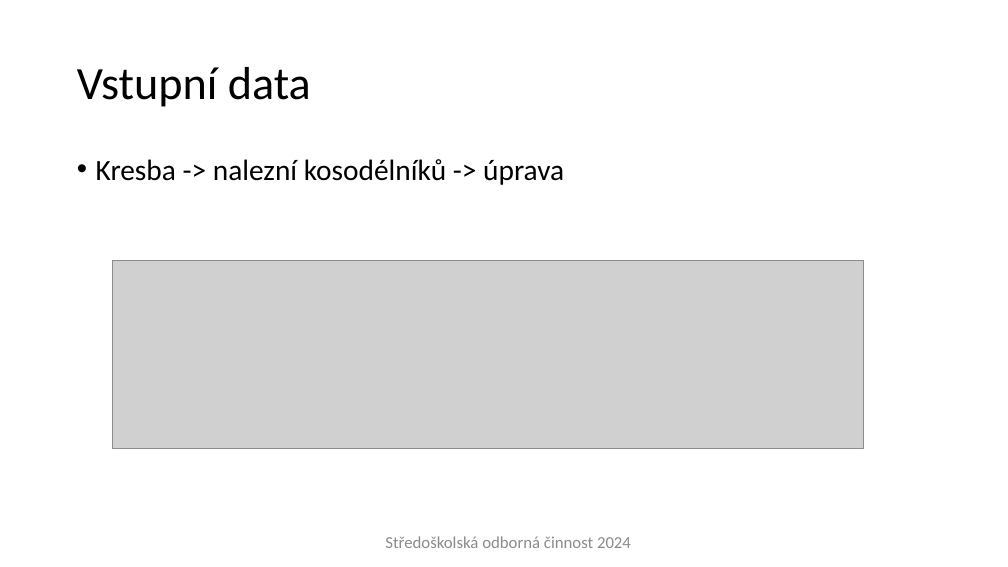
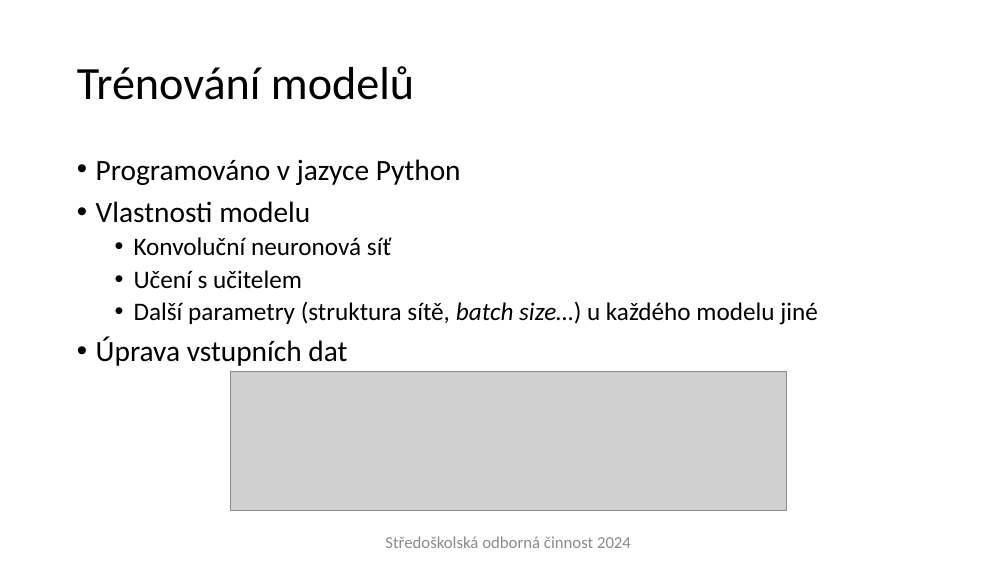
Before and after one commit to Plice13/LunarEagle, a slide deck: slide 7 of SOC - prezentace.pptx. Drawn at 1008x567 pixels with LibreOffice and Linux fonts; fonts in the diff are those of the drawing; grey boxes stand for pictures; background and template pictures are left out. Boxes give left, top, right and bottom in pixels: in the first picture for what was removed or moved away, otherwise in the second. Text is boxed around its words. In the diff, an @@ line names an element or a change of style, - is before the commit and + after.

Commit message:
další update prezentace

```diff
--- a/SOC - prezentace.pptx
+++ b/SOC - prezentace.pptx
@@ title at [77, 66, 414, 100]: text changed @@
-Vstupní data
+Trénování modelů
@@ text at [96, 159, 818, 366]: text changed; size 28 to 24 pt @@
-• Kresba -> nalezní kosodélníků -> úprava
+• Programováno v jazyce Python
+• Vlastnosti modelu
+  • Konvoluční neuronová síť
+  • Učení s učitelem
+  • Další parametry (struktura sítě, batch size…) u každého modelu jiné
+• Úprava vstupních dat
@@ picture: place and size @@
-picture at [113, 261, 864, 448]
+picture at [231, 372, 786, 511]
```
Also in this commit, not shown: 7 other slides changed, 2 other files.
